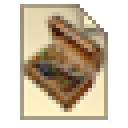
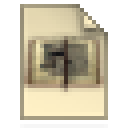
Two versions of the same layered image (128×128). Layer-by-layer changes:
added layer "Library" above "Template" over (20, 4, 108, 128)
hid "Equipment" over (20, 4, 112, 124)
